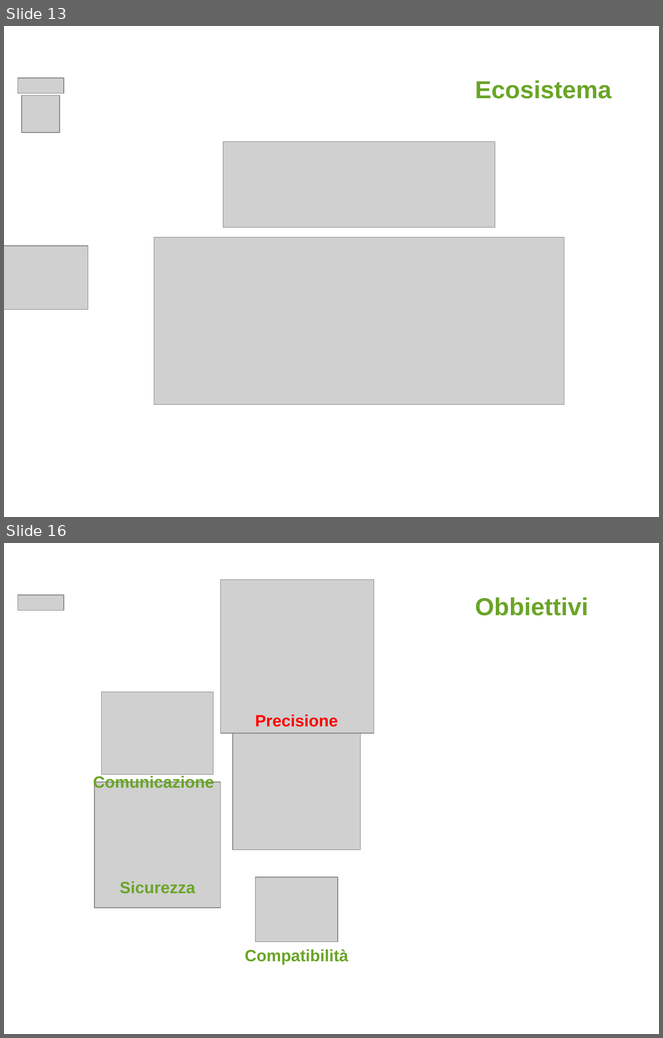
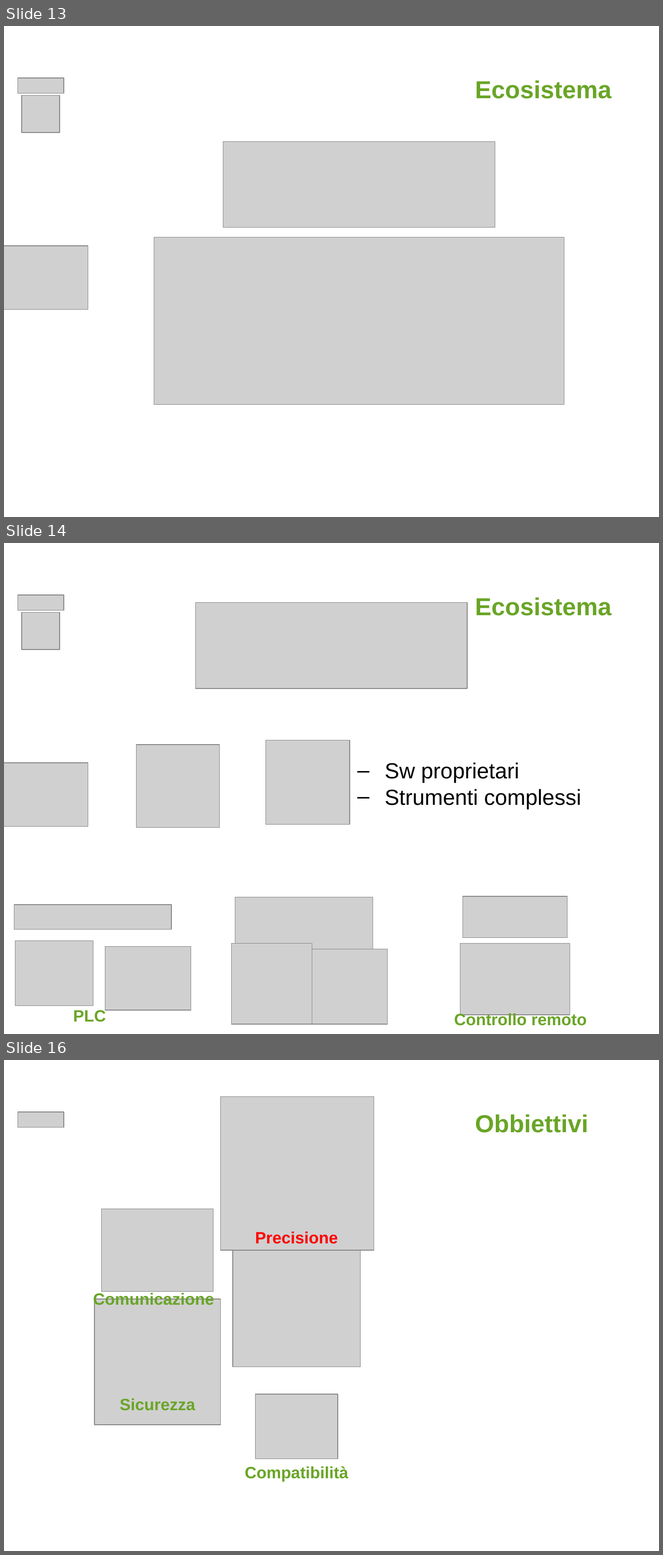
Before and after one commit to AlessioTommasi-supsi/iotProject, a slide deck: docs/tesi/MSE_Master Thesis_Presentation_AlessioTommasi PostIncontro.pptx. Shown one above the other, each under a label of ours: slides 13 and 16 before the commit, slides 13, 14 and 16 after it; the slides between them are not shown. The pictures are 663x1038 and 663x1555 pixels, drawn with LibreOffice and Linux fonts; fonts in the diff are those of the drawing; grey boxes stand for pictures; background and template pictures are left out. Boxes give left, top, right and bottom in pixels: in the first picture for what was removed or moved away, otherwise in the second. Text is boxed around its words. In the diff, an @@ line names an element or a change of style, - is before the commit and + after.

```diff
--- a/docs/tesi/MSE_Master Thesis_Presentation_AlessioTommasi PostIncontro.pptx
+++ b/docs/tesi/MSE_Master Thesis_Presentation_AlessioTommasi PostIncontro.pptx
@@ slide 14 added at [4,543,659,1034], background #FFFFFF @@
@@ picture added at [18,595,64,610] @@
@@ picture added at [196,603,468,689] @@
@@ text added at [475,597,612,616], 27 pt, text #69A526, bold @@
+Ecosistema
@@ picture added at [22,613,60,650] @@
@@ picture added at [137,745,220,828] @@
@@ picture added at [266,740,350,824] @@
@@ picture added at [4,763,88,827] @@
@@ text added at [385,762,582,809], 24 pt, text #000000 @@
+– Sw proprietari
+– Strumenti complessi
@@ picture added at [235,898,373,953] @@
@@ picture added at [463,897,568,938] @@
@@ picture added at [14,905,172,929] @@
@@ picture added at [15,941,93,1006] @@
@@ picture added at [105,947,191,1010] @@
@@ picture added at [231,944,312,1025] @@
@@ picture added at [460,944,570,1015] @@
@@ picture added at [312,949,387,1025] @@
@@ text added at [73,1009,106,1022], 18 pt, text #69A526, bold @@
+PLC
@@ text added at [454,1013,587,1026], 18 pt, text #69A526, bold @@
+Controllo remoto
```
Also in this commit, not shown: 4 slides changed, 1 slide removed, 1 other file.
